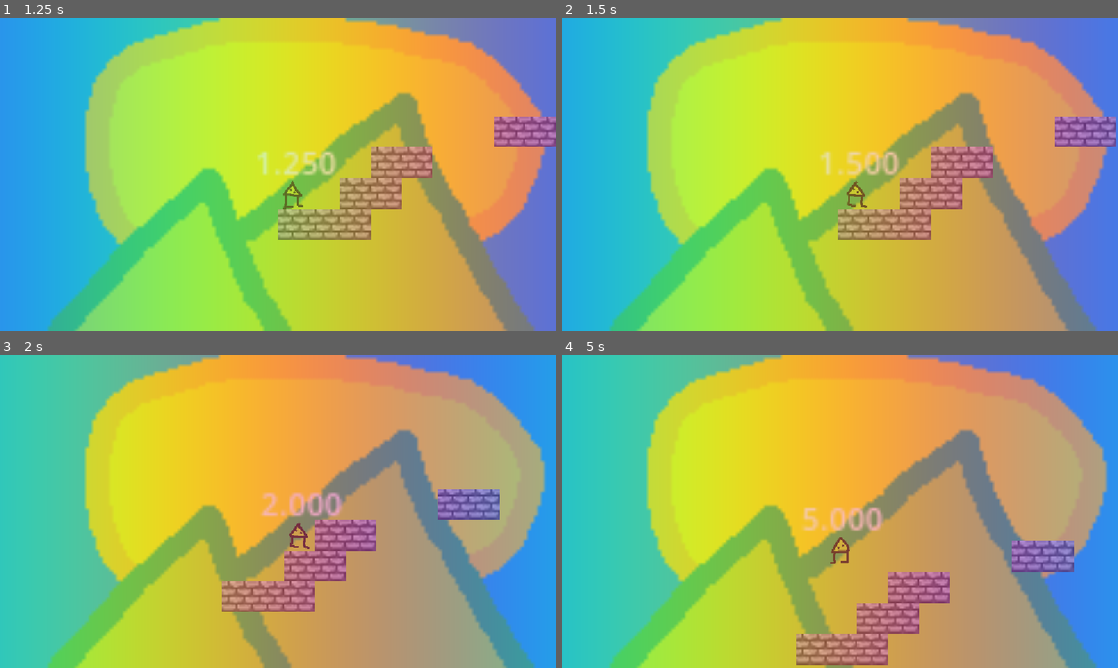
Above: before the commit, frames 1-4 (two rows, left to right).
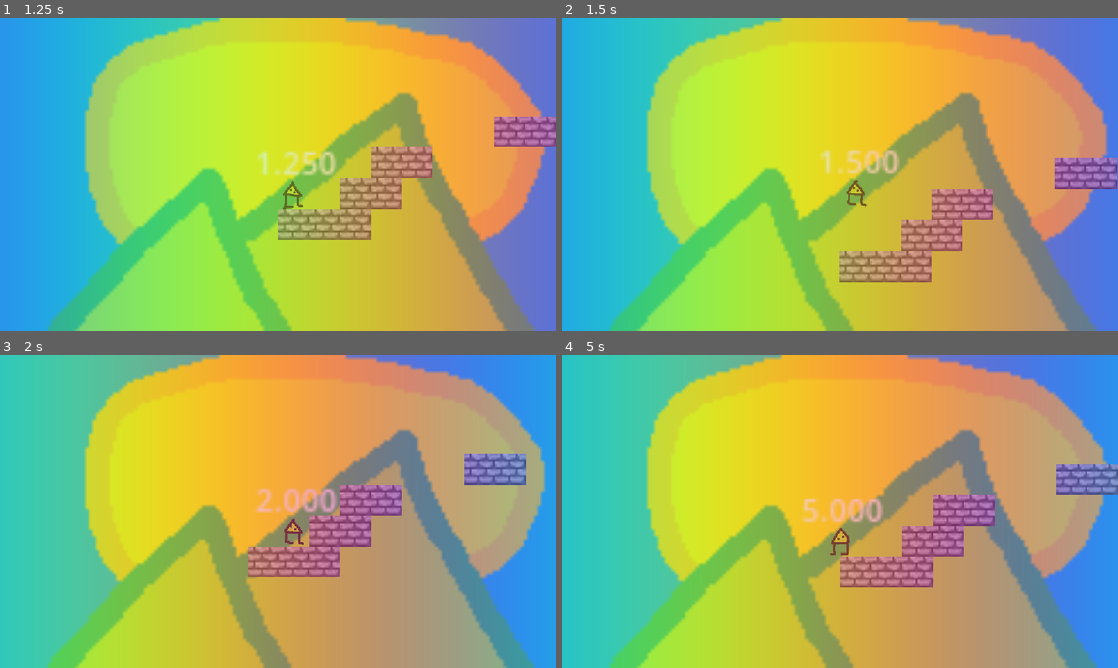
Above: after the commit, the same moments.

Repository: banana-piecake/gorbformer
Game: Godot game, scene res://node.tscn
Two runs of this game, one before a commit and one after it. Both use one fixed random seed, a clock stepped at 60 frames per second and the inputs below.
Inputs:
- Up to frame 1 (1.25 s): hold D (right) from 0.53 s (still down); hold Shift (slow) from 0.53 s (still down); tap W (jump) at 0.77 s
- Up to frame 2 (1.5 s): keep holding D (right); release Shift (slow) at 1.28 s; tap Shift (slow) at 1.35 s
- Up to frame 3 (2 s): keep holding D (right); tap W (jump) at 1.52 s
- Up to frame 4 (5 s): release D (right) at 2.03 s; hold A (left) 2.03-2.78 s; hold Shift (slow) 2.03-2.78 s; hold D (right) 2.78-4.28 s; tap Shift (slow) at 2.85, 4.35 s; tap W (jump) at 3.02, 3.77, 4.52 s; hold Shift (slow) 3.53-4.28 s; hold A (left) from 4.28 s (still down)

Frame 1 is identical in both runs. In frame 2, 9.2% of the frame differs, in the area x 46-100%, y 31-85%; in frame 3, 8.5%; in frame 4, 10%, in the area x 42-100%, y 34-100%.

Commit message:
added varaible for air dash that resets on ground and began working on logic

Diff:
--- a/gorbformer/player.gd
+++ b/gorbformer/player.gd
@@ -4,12 +4,16 @@
 const SPEED = 4.0
 const JUMP_VELOCITY = -200.0
 const AIR_FLOAT_VELOCITY = -10.0
+var air_dash = 0
 
 
 func _physics_process(delta: float) -> void:
 	# Add the gravity.
 	if not is_on_floor():
 		velocity += get_gravity() * delta
+
+	if is_on_floor():
+		air_dash = 1
 
 	# Handle jump.
 	if Input.is_action_just_pressed("jump") and is_on_floor():
@@ -35,6 +39,10 @@
 	if Input.is_action_pressed("slow"):
 		velocity.x = 0
 		velocity.y = 0
+	if Input.is_action_just_released("slow") and air_dash == 1:
+		velocity.x = 0
+		velocity.y = -400
+		air_dash = 0
 	if Input.is_action_just_pressed("reset"):
 		get_tree().reload_current_scene()
 		#Engine.time_scale = 1
Binary file added: gorbformer/.apple-touch-icon.png
Not shown, added: gorbformer/.apple-touch-icon.png.import
Binary file added: gorbformer/.icon.png
Not shown, added: gorbformer/.icon.png.import
Not shown, added: gorbformer/.png.import
Not shown, changed: gorbformer/export_presets.cfg
Not shown, added: gorbformer/exports/index.apple-touch-icon.png.import
Not shown, added: gorbformer/exports/index.icon.png.import
Not shown, added: gorbformer/exports/index.png.import
Not shown, added: gorbformer/.audio.position.worklet.js
Not shown, added: gorbformer/.audio.worklet.js
Not shown, added: gorbformer/.js
(and 12 more such lines)
